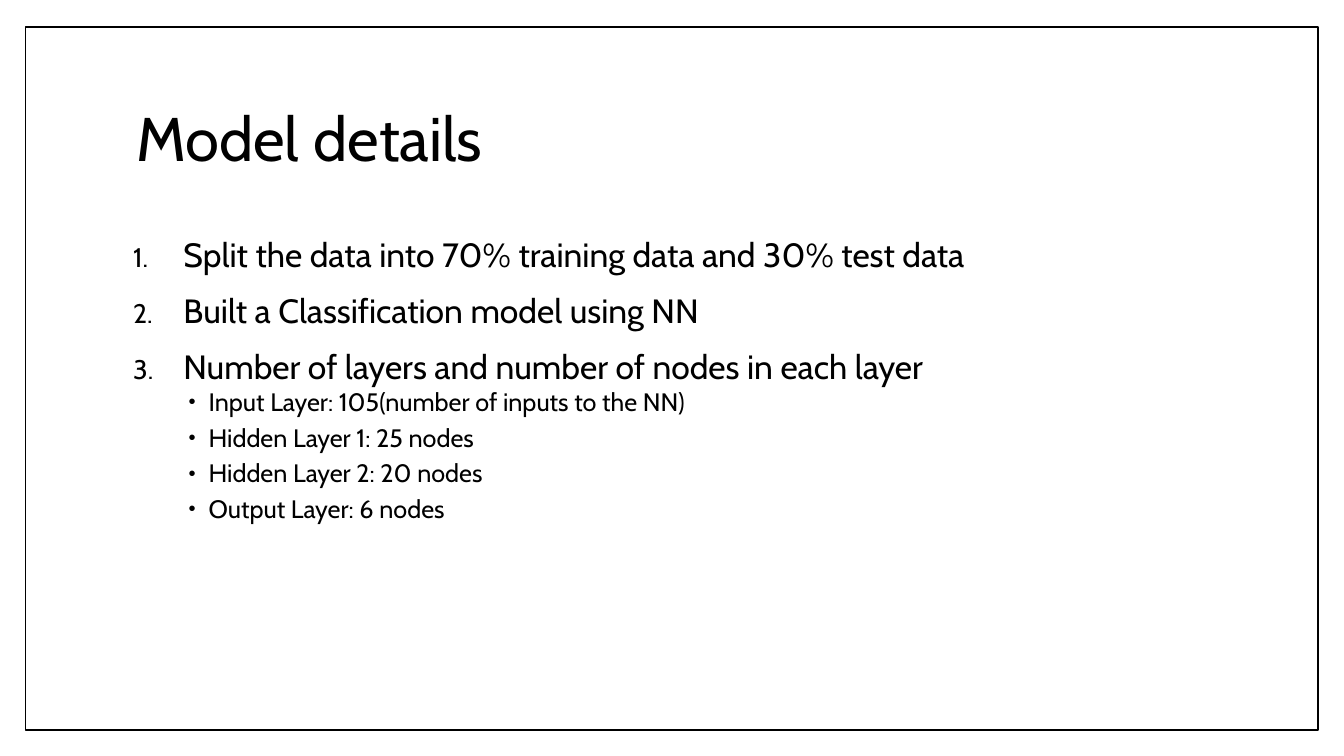
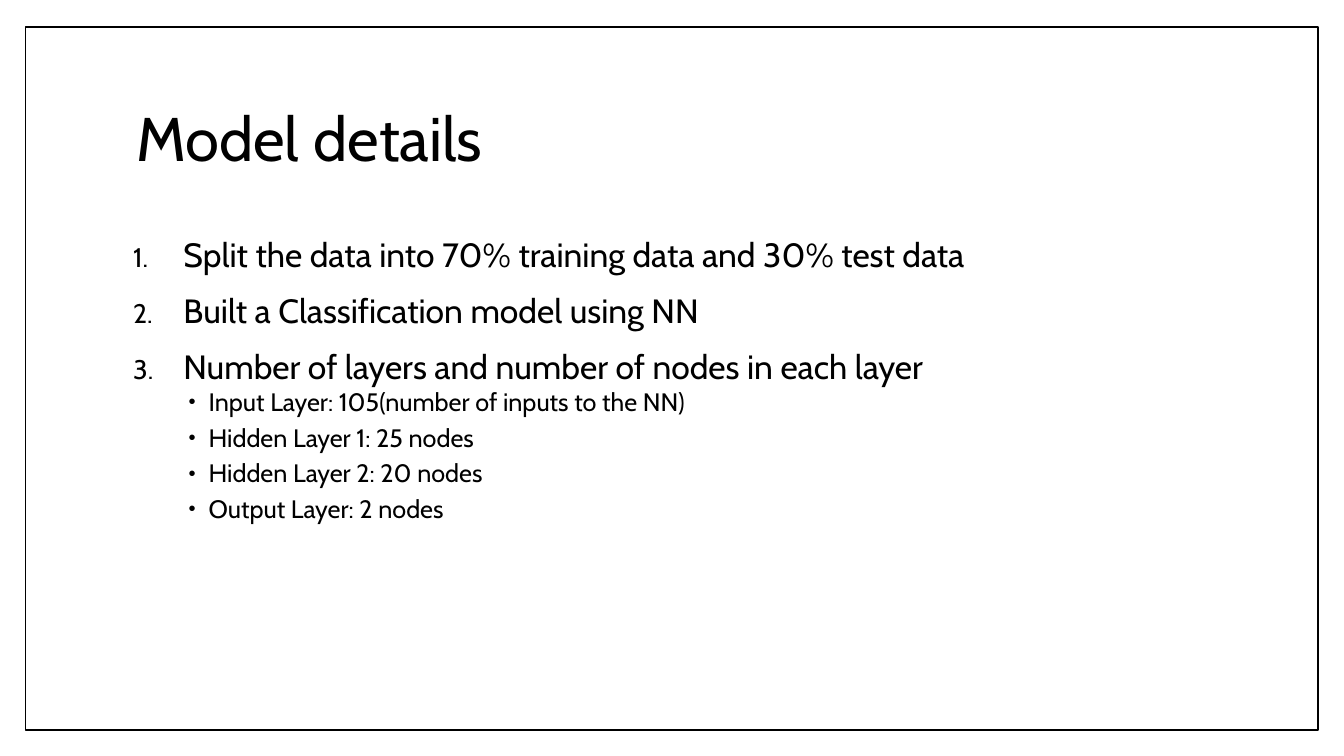
Before and after one commit to RoAjinkya/FlightDelay, a slide deck: slide 13 of docs/Final Presentation_FlightDelay.pptx. Drawn at 1344x756 pixels with LibreOffice and Linux fonts; fonts in the diff are those of the drawing. Boxes give left, top, right and bottom in pixels: in the first picture for what was removed or moved away, otherwise in the second. Text is boxed around its words. In the diff, an @@ line names an element or a change of style, - is before the commit and + after.

```diff
--- a/docs/Final Presentation_FlightDelay.pptx
+++ b/docs/Final Presentation_FlightDelay.pptx
@@ text at (x1=209, y1=499, x2=443, y2=524): text changed @@
-    • Output Layer: 6 nodes
+    • Output Layer: 2 nodes
```
Also in this commit, not shown: 5 other slides changed.
